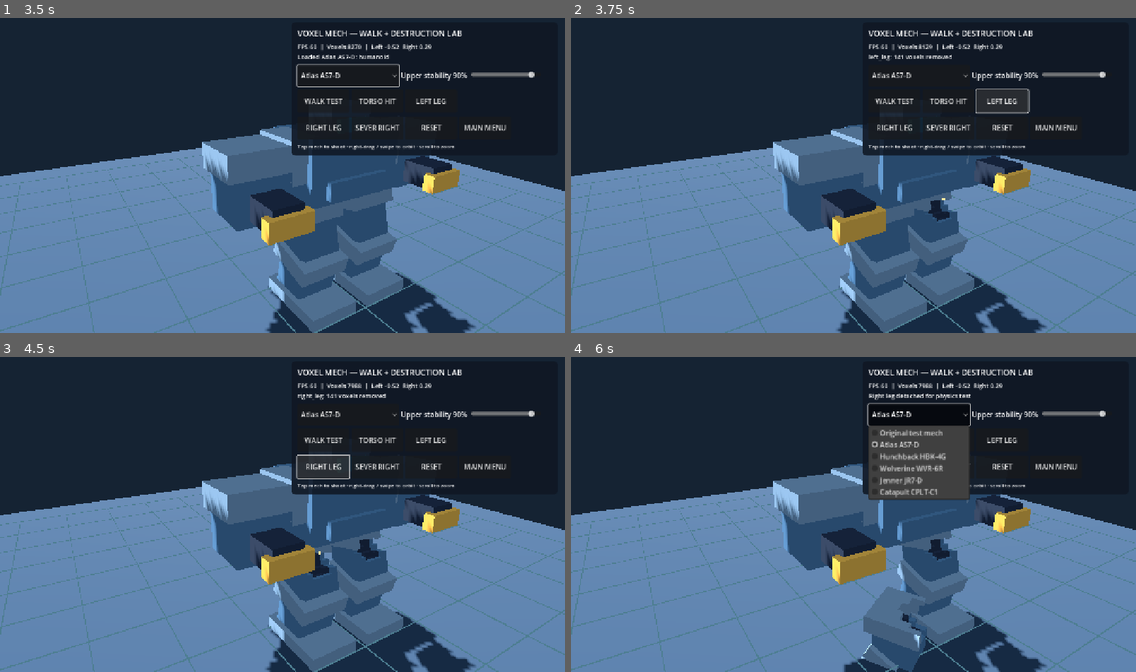
Above: before the commit, frames 1-4 (two rows, left to right).
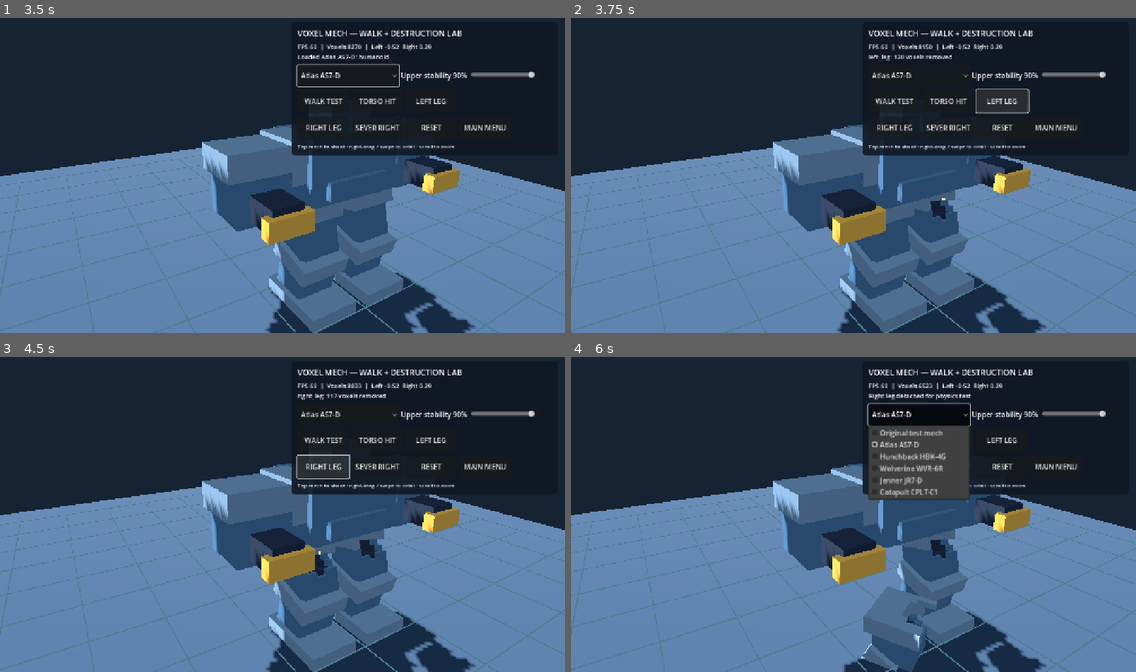
Above: after the commit, the same moments.

Repository: drag0nblad3/BtechMobile
Game: Godot game, scene res://scenes/voxel_mech_lab.tscn
Same seed, same stepped clock (60 frames per second), same inputs: the game is played once before the commit and once after it. This scene is started directly instead of the project's main scene.
Inputs:
- Up to frame 1 (3.5 s): click "Original test mech" at 0.5 s; click "WALK TEST" at 1.25 s; click "Atlas AS7-D" at 2 s; click "TORSO HIT" at 2.75 s
- Up to frame 2 (3.75 s): click "LEFT LEG" at 3.5 s
- Up to frame 3 (4.5 s): click "RIGHT LEG" at 4.25 s
- Up to frame 4 (6 s): click "SEVER RIGHT" at 5 s; click "Atlas AS7-D" at 5.75 s

Frame 1 is identical in both runs. In frame 2, 0.1% of the frame differs, in the area x 57-68%, y 8-65%; in frame 3, 0.2%; in frame 4, 0.3%, in the area x 58-68%, y 8-89%.

Commit message:
Track original/remaining per-mech voxel count and use seeded irregular impacts at runtime

Diff:
--- a/src/view/units/voxel_mech.gd
+++ b/src/view/units/voxel_mech.gd
@@ -16,6 +16,8 @@
 var walking := false
 var gait_phase := 0.0
 var travel_remaining := 0.0
+var initial_voxels := 0
+var last_impact_seed := -1
 var _chassis: Node3D
 var _upper: Node3D
 var _profile: Dictionary = {}
@@ -52,6 +54,7 @@
 	hocks = rig["hocks"]
 	ankles = rig["ankles"]
 	arms = rig["arms"]
+	initial_voxels = remaining_voxels()
 
 
 func is_digitigrade() -> bool:
@@ -180,11 +183,14 @@
 	return {"part": name_hit, "point": closest["point"], "removed": removed}
 
 
-func hit_part(key: String, point: Vector3, radius: float = 0.23) -> int:
+## seed=-1 gives a fresh random crater; explicit seeds enable deterministic replay.
+func hit_part(key: String, point: Vector3, radius: float = 0.23,
+		seed: int = -1) -> int:
 	if not parts.has(key):
 		return 0
 	var part: VoxelPart = parts[key]
-	var removed := part.erase_ball(point, radius)
+	last_impact_seed = seed if seed >= 0 else randi()
+	var removed := part.erase_crater(point, radius, last_impact_seed)
 	var snapped := false
 	if removed > 0 and sockets.has(key):
 		if part.joint_fraction() < 0.40 or part.cells.size() < 0.30 * part._original_count:
@@ -229,5 +235,6 @@
 func remaining_voxels() -> int:
 	var count := 0
 	for part: VoxelPart in parts.values():
-		count += part.cells.size()
+		if is_ancestor_of(part):
+			count += part.cells.size()
 	return count
